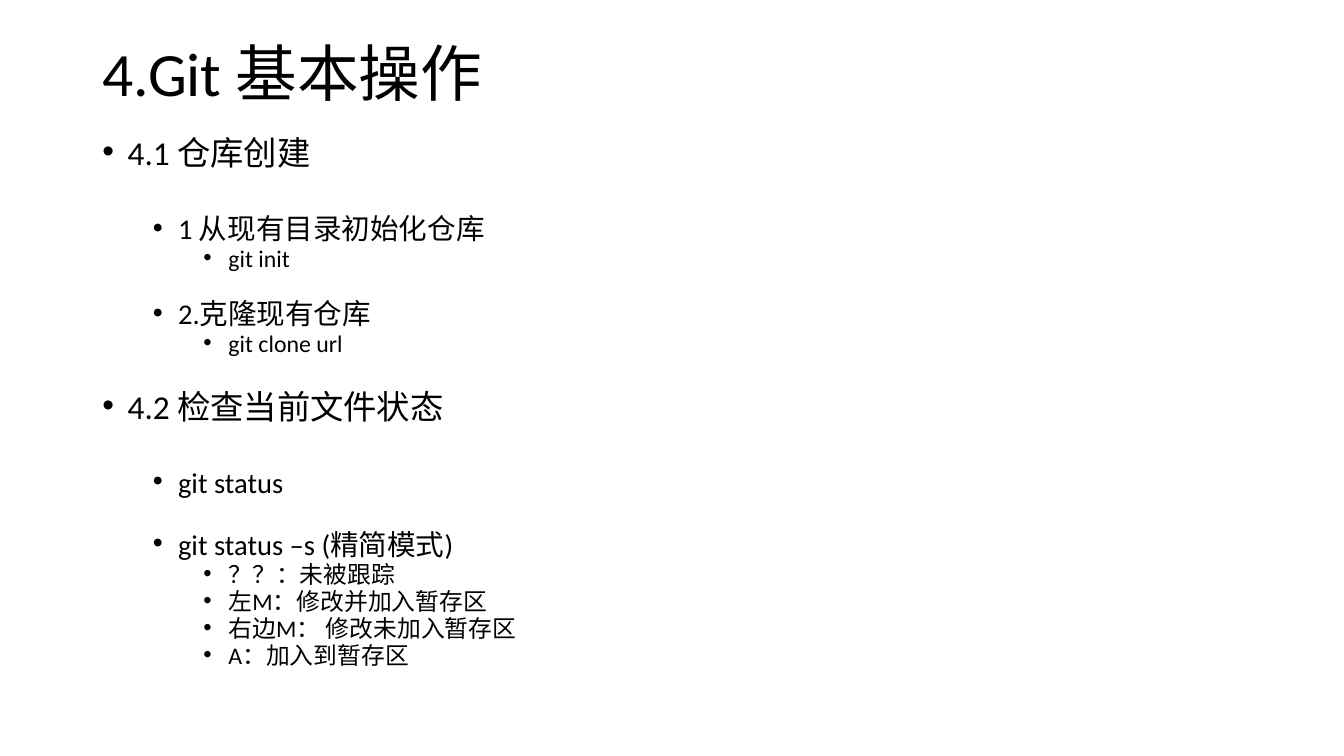
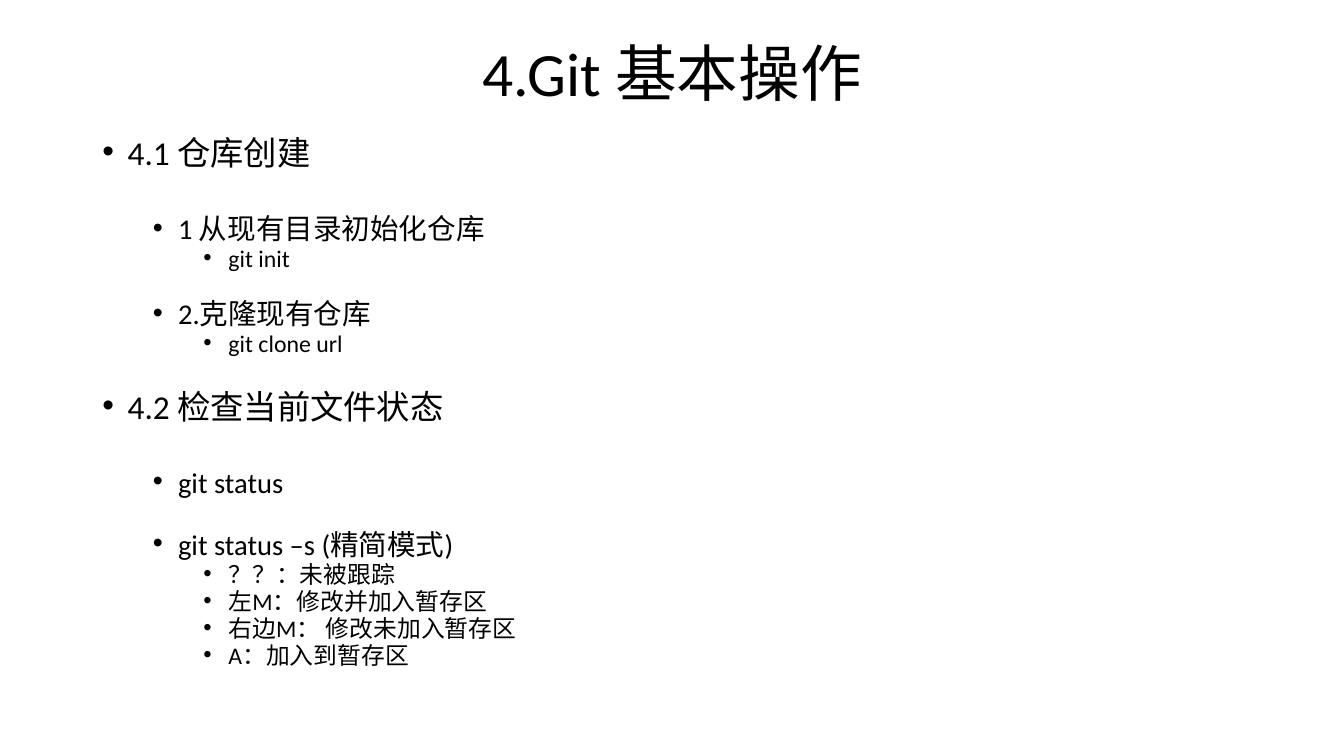
Before and after one commit to liupengpeng2016/share, a slide deck: slide 7 of git使用详解/git.pptx. Drawn at 1344x756 pixels with LibreOffice and Linux fonts; fonts in the diff are those of the drawing. Boxes give left, top, right and bottom in pixels: in the first picture for what was removed or moved away, otherwise in the second. Text is boxed around its words. In the diff, an @@ line names an element or a change of style, - is before the commit and + after.

```diff
--- a/git使用详解/git.pptx
+++ b/git使用详解/git.pptx
@@ title "4.Git 基本操作" at (482, 44, 861, 101): alignment left to centre @@
```
Also in this commit, not shown: 6 other slides changed, 2 slides added.
